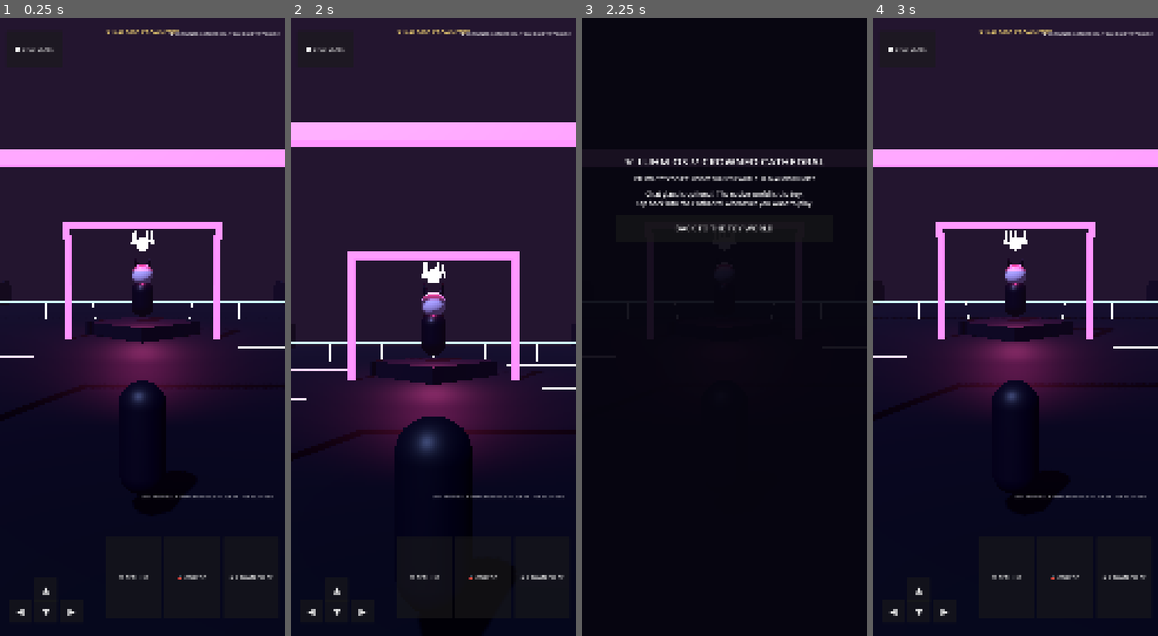
Above: before the commit, frames 1-4 (left to right).
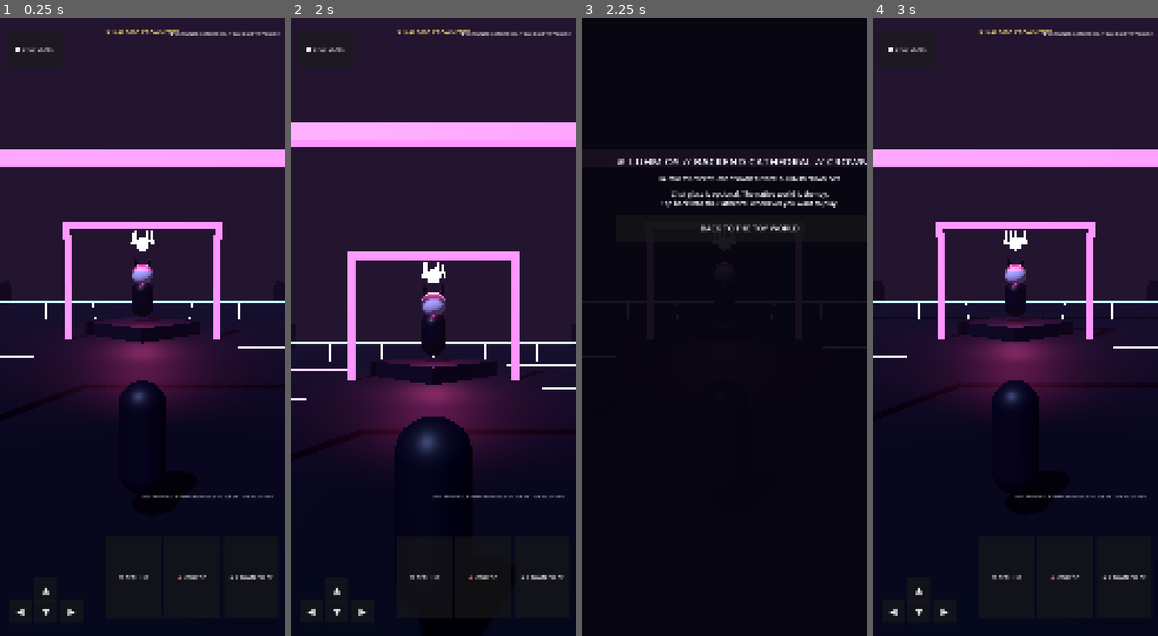
Above: after the commit, the same moments.

Repository: eggie-admin/LuHm-OS
Game: Godot game, scene res://scenes/Main.tscn
The game is run twice, just before and just after one commit, with the same random seed, the same clock (stepped at 60 frames per second) and the same inputs.
Inputs (mouse positions are in pixels of both pictures, inside the frame that each line leads up to):
- Up to frame 1 (0.25 s): no input
- Up to frame 2 (2 s): move the mouse to (496, 296) at 0.52 s; hold Right (ui_right) 0.53-1.25 s; click (496, 296) at 0.67 s; drag from (376, 357) to (419, 450) at 1.27 s
- Up to frame 3 (2.25 s): click "💬 CHAT GLASS" at 2 s
- Up to frame 4 (3 s): click "BACK TO THE TOY WORLD" at 2.75 s

Frames 1-2 are identical in both runs. In frame 3, 2.3% of the frame differs, in the area x 12-100%, y 22-35%; in frame 4, nothing differs.
Error in both runs: Invalid call. Nonexistent function 'show_world' in base 'Nil'. (res://scripts/main.gd:64)

Commit message:
fix: preserve backend Cathedral compatibility probe

Diff:
--- a/scripts/game/gameHud.gd
+++ b/scripts/game/gameHud.gd
@@ -36,7 +36,7 @@
     backend_root.add_child(panel)
 
     var title := Label.new()
-    title.text = "♛ LUHM OS // CROWNED CATHEDRAL"
+    title.text = "♛ LUHM OS // BACKEND CATHEDRAL // CROWNED"
     title.horizontal_alignment = HORIZONTAL_ALIGNMENT_CENTER
     title.add_theme_font_size_override("font_size", 42)
     panel.add_child(title)
